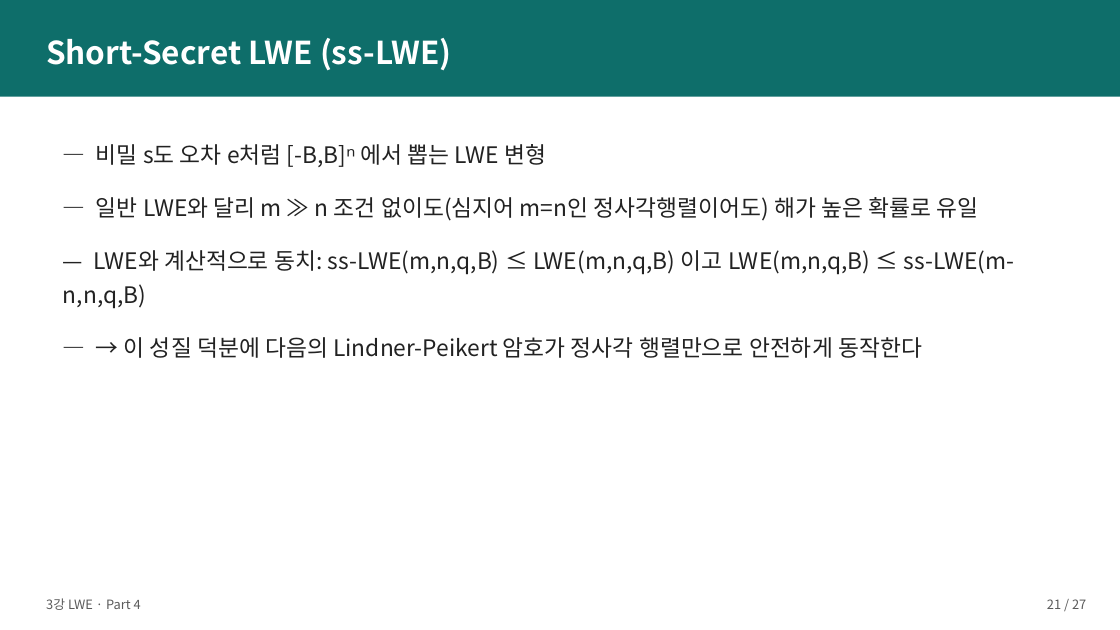
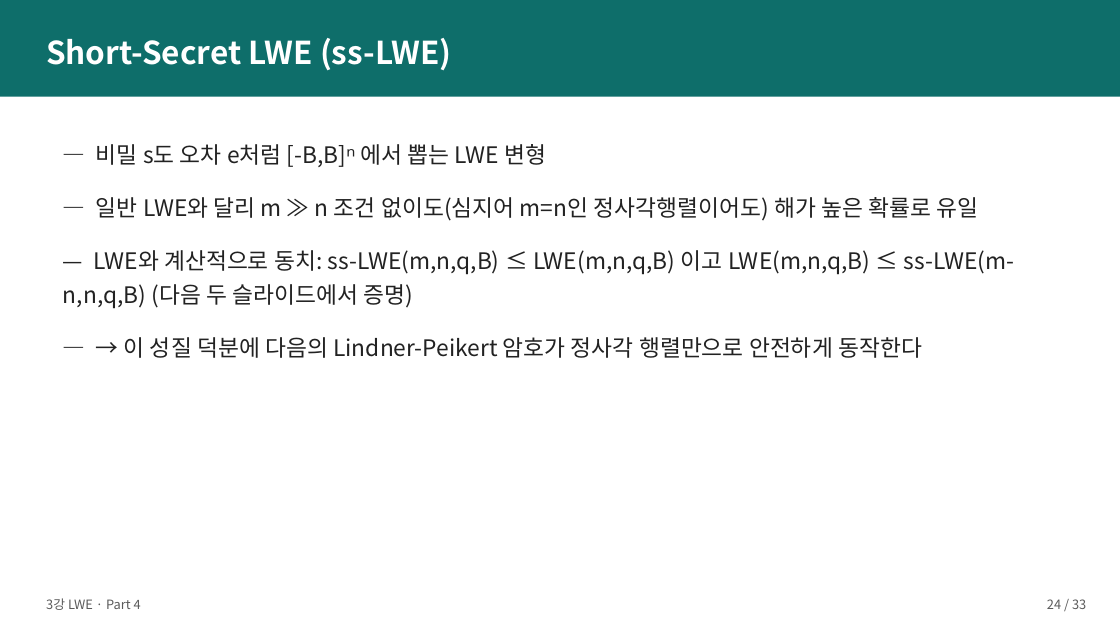
Before and after one commit to giyuubin/PQC, a slide deck: slide 24 of presentation/2강3강_발표자료_초안.pptx (slide 21 before the commit). Drawn at 1120x630 pixels with LibreOffice and Linux fonts; fonts in the diff are those of the drawing. Boxes give left, top, right and bottom in pixels: in the first picture for what was removed or moved away, otherwise in the second. Text is boxed around its words. In the diff, an @@ line names an element or a change of style, - is before the commit and + after.

```diff
--- a/presentation/2강3강_발표자료_초안.pptx
+++ b/presentation/2강3강_발표자료_초안.pptx
@@ text at bbox=[63, 250, 1015, 309]: text changed @@
-— LWE와 계산적으로 동치: ss-LWE(m,n,q,B) ≤ LWE(m,n,q,B) 이고 LWE(m,n,q,B) ≤ ss-LWE(m-n,n,q,B)
+— LWE와 계산적으로 동치: ss-LWE(m,n,q,B) ≤ LWE(m,n,q,B) 이고 LWE(m,n,q,B) ≤ ss-LWE(m-n,n,q,B) (다음 두 슬라이드에서 증명)
@@ text at bbox=[1047, 599, 1086, 609]: text changed @@
-21 / 27
+24 / 33
```
Also in this commit, not shown: 23 other slides changed, 7 slides added, 1 slide removed.
